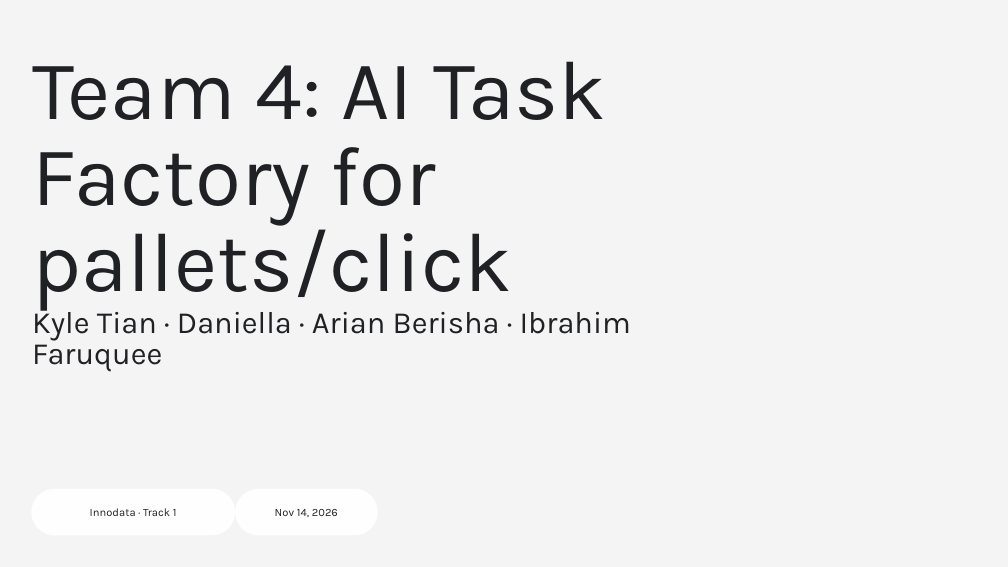
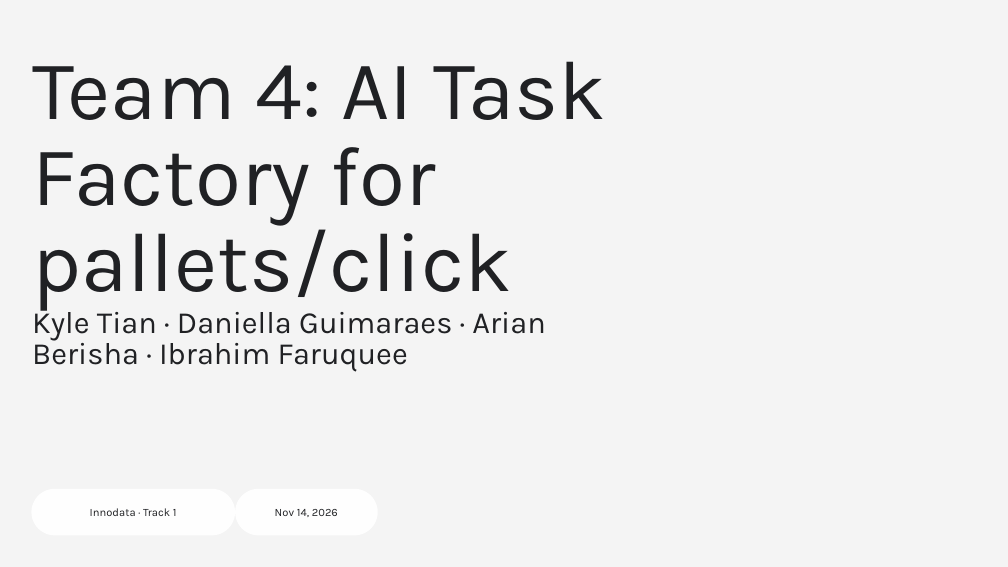
Before and after one commit to Daniellaguips/team4_track1, a slide deck: slide 1 of track1_submission/team4_presentation_FINAL.pptx. Drawn at 1008x567 pixels with LibreOffice and Linux fonts; fonts in the diff are those of the drawing; background and template pictures are left out. Boxes give left, top, right and bottom in pixels: in the first picture for what was removed or moved away, otherwise in the second. Text is boxed around its words. In the diff, an @@ line names an element or a change of style, - is before the commit and + after.

Commit message:
Presentation slide 1: Daniella Guimaraes

```diff
--- a/track1_submission/team4_presentation_FINAL.pptx
+++ b/track1_submission/team4_presentation_FINAL.pptx
@@ title at <box>32,306,545,372</box>: text changed @@
-Kyle Tian · Daniella · Arian Berisha · Ibrahim Faruquee
+Kyle Tian · Daniella Guimaraes · Arian Berisha · Ibrahim Faruquee
```
